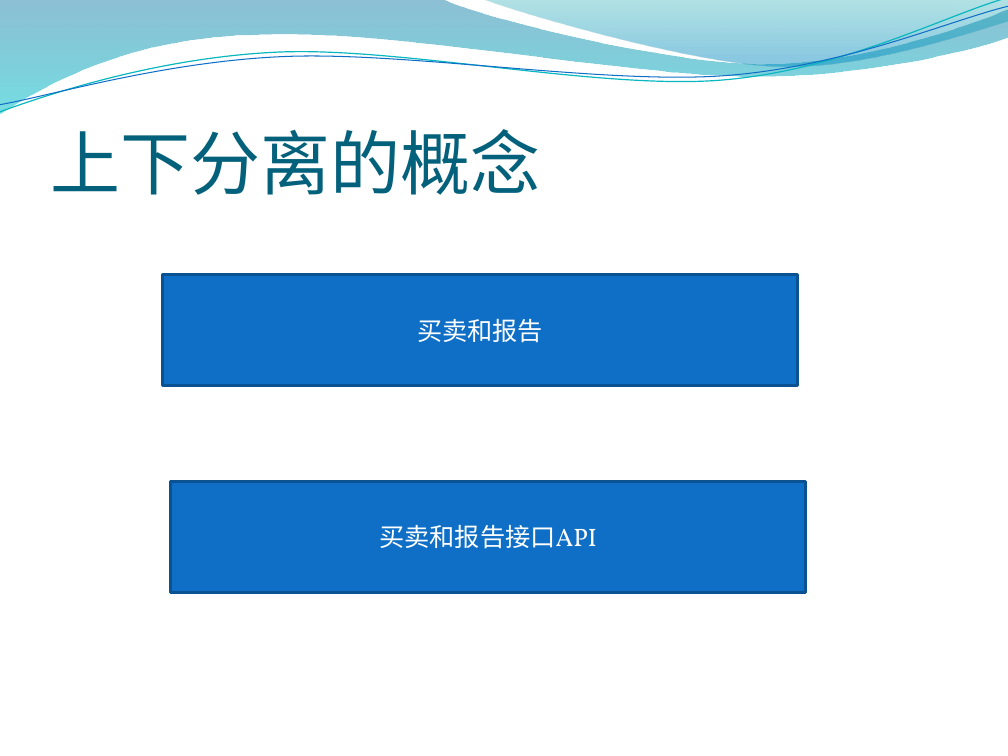
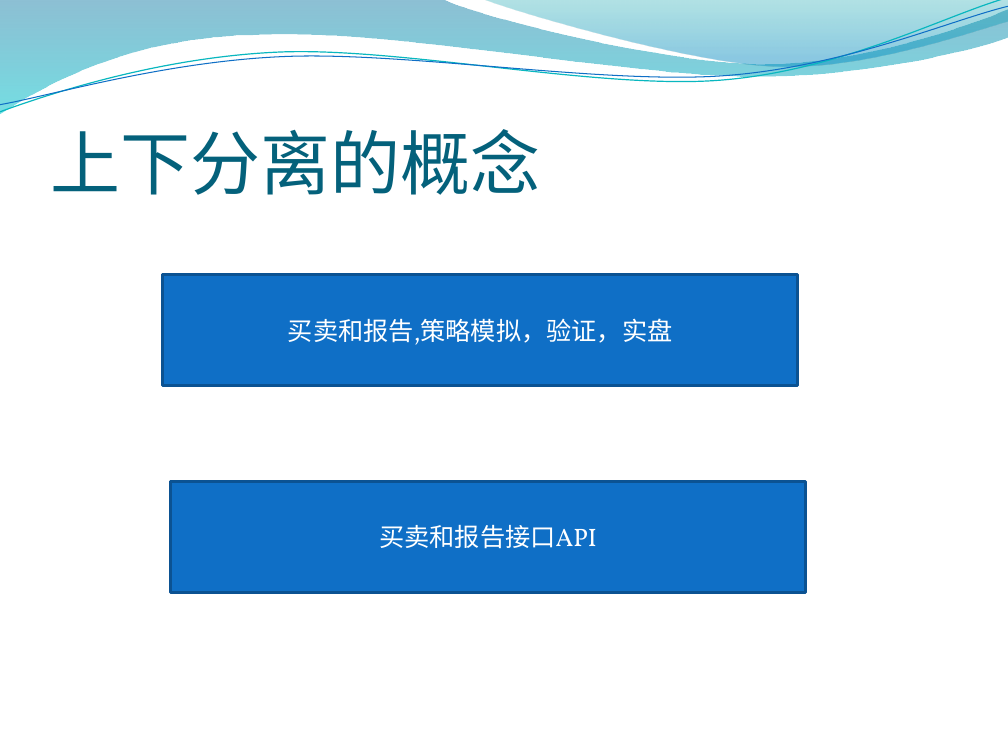
Before and after one commit to grasp/small_fish_0, a slide deck: slide 6 of version1.0/document/股票分析系统.pptx. Drawn at 1008x756 pixels with LibreOffice and Linux fonts; fonts in the diff are those of the drawing; background and template pictures are left out. Boxes give left, top, right and bottom in pixels: in the first picture for what was removed or moved away, otherwise in the second. Text is boxed around its words. In the diff, an @@ line names an element or a change of style, - is before the commit and + after.

```diff
--- a/version1.0/document/股票分析系统.pptx
+++ b/version1.0/document/股票分析系统.pptx
@@ text in rectangle at (288, 318, 673, 345): text changed @@
-买卖和报告
+买卖和报告,策略模拟，验证，实盘
```
Also in this commit, not shown: 1 other slide changed.
